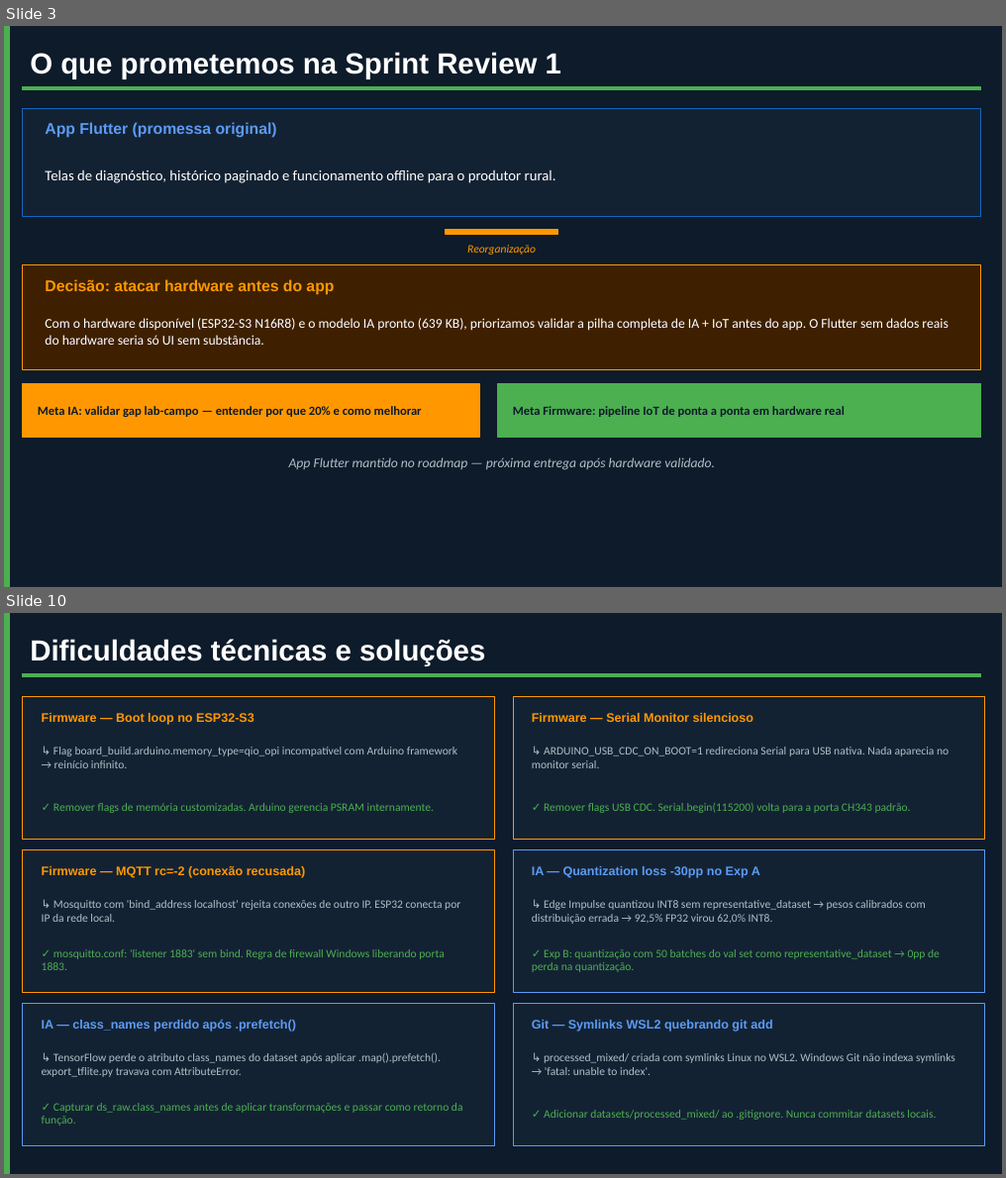
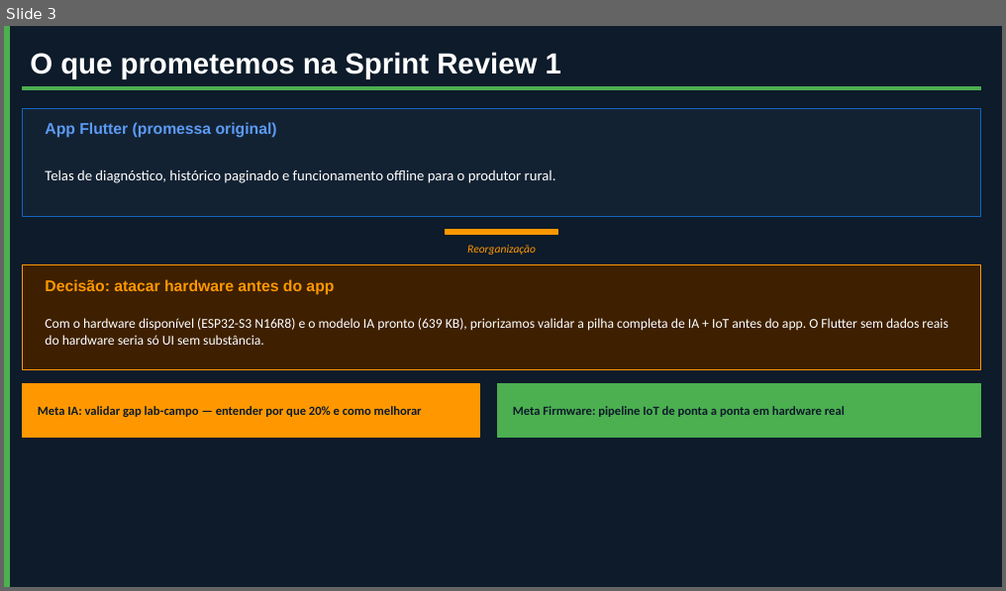
Before and after one commit to Namem/extensao2, a slide deck: docs/apresentacoes/SprintReview_2_CeresDiagnostico.pptx. Shown one above the other, each under a label of ours: slides 3 and 10 before the commit, slide 3 after it; the slides between them are not shown. The pictures are 1006x1178 and 1006x591 pixels, drawn with LibreOffice and Linux fonts; fonts in the diff are those of the drawing. Boxes give left, top, right and bottom in pixels: in the first picture for what was removed or moved away, otherwise in the second. Text is boxed around its words. In the diff, an @@ line names an element or a change of style, - is before the commit and + after.

```diff
--- a/docs/apresentacoes/SprintReview_2_CeresDiagnostico.pptx
+++ b/docs/apresentacoes/SprintReview_2_CeresDiagnostico.pptx
@@ slide 10 removed at (4, 613, 1002, 1174), background #0D1B2A @@
@@ rectangle removed at (4, 613, 9, 1174) @@
@@ text removed at (30, 639, 485, 665) @@
-Dificuldades técnicas e soluções
@@ rectangle removed at (23, 674, 981, 677) @@
@@ rectangle removed at (23, 697, 494, 839) @@
@@ rectangle removed at (513, 697, 985, 839) @@
@@ text removed at (42, 713, 254, 725) @@
-Firmware — Boot loop no ESP32-S3
@@ text removed at (532, 713, 753, 722) @@
-Firmware — Serial Monitor silencioso
@@ text removed at (54, 747, 457, 768) @@
-↳ Flag board_build.arduino.memory_type=qio_opi incompatível com Arduino framework → reinício infinito.
@@ text removed at (532, 747, 948, 768) @@
-↳ ARDUINO_USB_CDC_ON_BOOT=1 redireciona Serial para USB nativa. Nada aparecia no monitor serial.
@@ text removed at (54, 803, 434, 813) @@
-✓ Remover flags de memória customizadas. Arduino gerencia PSRAM internamente.
@@ text removed at (544, 803, 911, 813) @@
-✓ Remover flags USB CDC. Serial.begin(115200) volta para a porta CH343 padrão.
@@ rectangle removed at (23, 851, 494, 992) @@
@@ text removed at (42, 866, 305, 878) @@
-Firmware — MQTT rc=-2 (conexão recusada)
@@ rectangle removed at (513, 851, 985, 992) @@
@@ text removed at (532, 866, 760, 878) @@
-IA — Quantization loss -30pp no Exp A
@@ text removed at (42, 900, 460, 922) @@
-↳ Mosquitto com 'bind_address localhost' rejeita conexões de outro IP. ESP32 conecta por IP da rede local.
@@ text removed at (532, 900, 926, 924) @@
-↳ Edge Impulse quantizou INT8 sem representative_dataset → pesos calibrados com distribuição errada → 92,5% FP32 virou 62,0% INT8.
@@ text removed at (42, 950, 444, 970) @@
-✓ mosquitto.conf: 'listener 1883' sem bind. Regra de firewall Windows liberando porta 1883.
@@ text removed at (532, 950, 940, 972) @@
-✓ Exp B: quantização com 50 batches do val set como representative_dataset → 0pp de perda na quantização.
@@ rectangle removed at (23, 1004, 494, 1146) @@
@@ text removed at (42, 1020, 297, 1032) @@
-IA — class_names perdido após .prefetch()
@@ rectangle removed at (513, 1004, 985, 1146) @@
@@ text removed at (532, 1020, 772, 1032) @@
-Git — Symlinks WSL2 quebrando git add
@@ text removed at (42, 1054, 441, 1077) @@
-↳ TensorFlow perde o atributo class_names do dataset após aplicar .map().prefetch(). export_tflite.py travava com AttributeError.
@@ text removed at (544, 1054, 955, 1075) @@
-↳ processed_mixed/ criada com symlinks Linux no WSL2. Windows Git não indexa symlinks → 'fatal: unable to index'.
@@ text removed at (42, 1103, 463, 1126) @@
-✓ Capturar ds_raw.class_names antes de aplicar transformações e passar como retorno da função.
@@ text removed at (544, 1110, 936, 1120) @@
-✓ Adicionar datasets/processed_mixed/ ao .gitignore. Nunca commitar datasets locais.
@@ slide 3 changed as well @@
@@ text removed at (289, 458, 715, 471) @@
-App Flutter mantido no roadmap — próxima entrega após hardware validado.
```
Also in this commit, not shown: 5 other slides changed, 4 slides added, 6 other slides removed, 12 other files.
